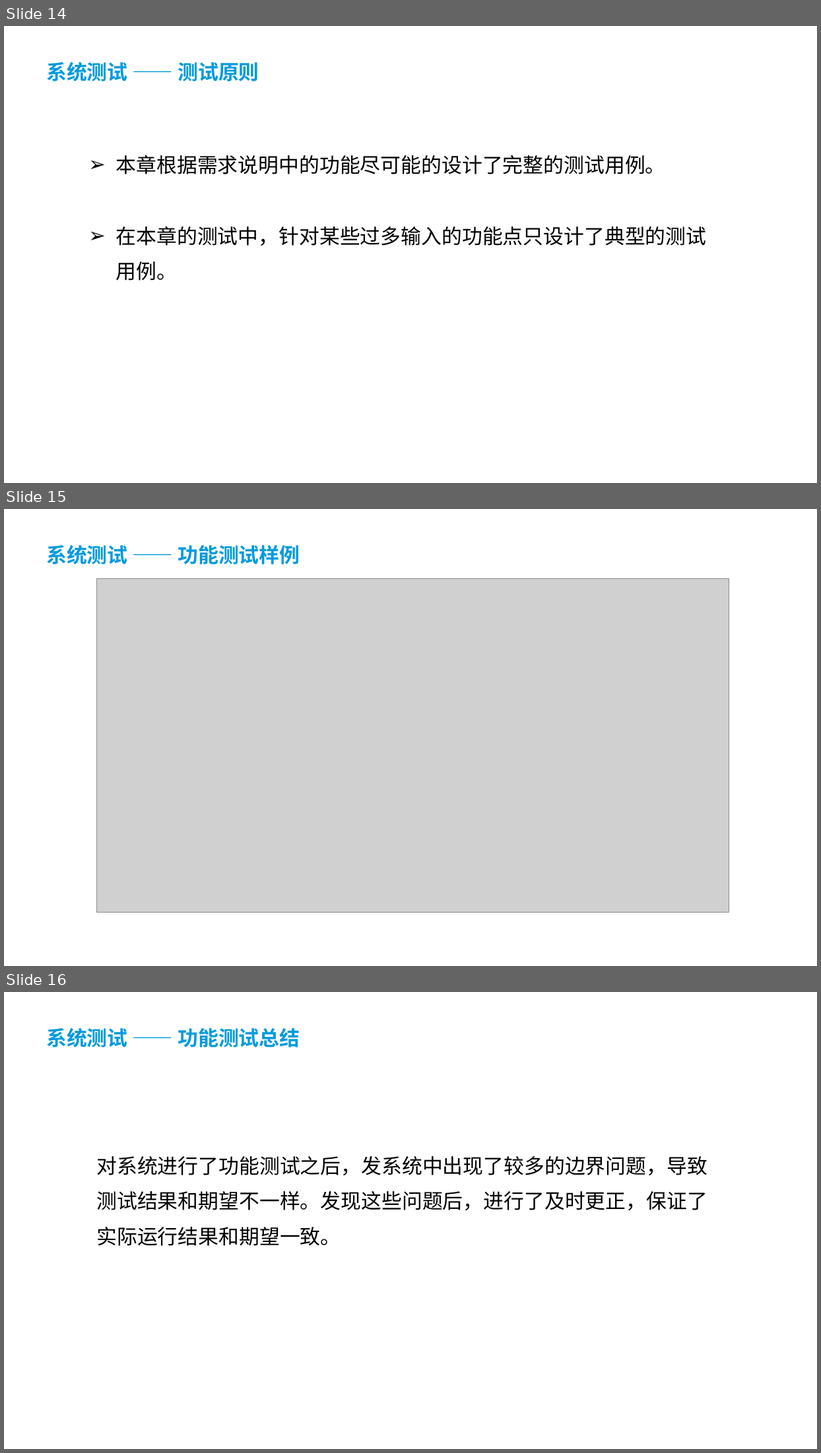
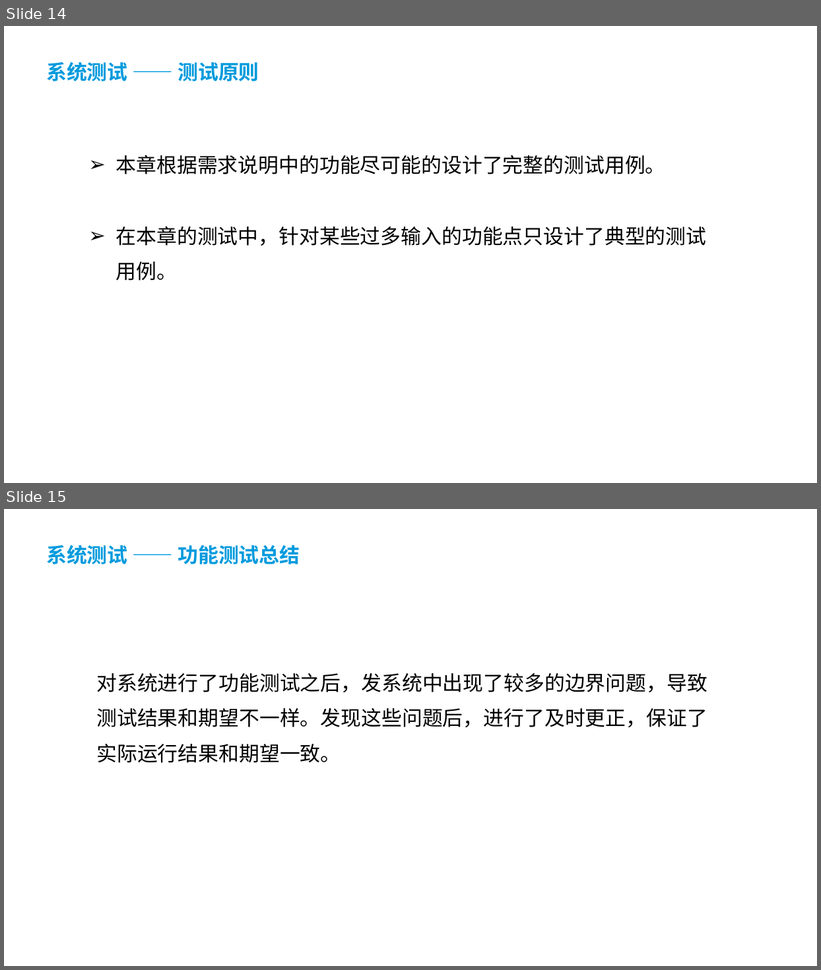
Before and after one commit to chaishi/DockerVisualization, a slide deck: 答辩材料/毕设答辩ppt-罗雪.ppt. Shown one above the other, each under a label of ours: slides 14, 15 and 16 before the commit, slides 14 and 15 after it. The pictures are 821x1453 and 821x970 pixels, drawn with LibreOffice and Linux fonts; fonts in the diff are those of the drawing; grey boxes stand for pictures; background and template pictures are left out. Boxes give left, top, right and bottom in pixels: in the first picture for what was removed or moved away, otherwise in the second. Text is boxed around its words. In the diff, an @@ line names an element or a change of style, - is before the commit and + after.

```diff
--- a/答辩材料/毕设答辩ppt-罗雪.ppt
+++ b/答辩材料/毕设答辩ppt-罗雪.ppt
@@ slide 15 removed at [4,509,817,966], background #FFFFFF @@
@@ text removed at [46,545,300,564] @@
-系统测试 —— 功能测试样例
@@ picture removed at [97,578,729,913] @@
@@ what was slide 16 is now slide 15 @@
```
Also in this commit, not shown: 6 slides changed, 2 other files.
